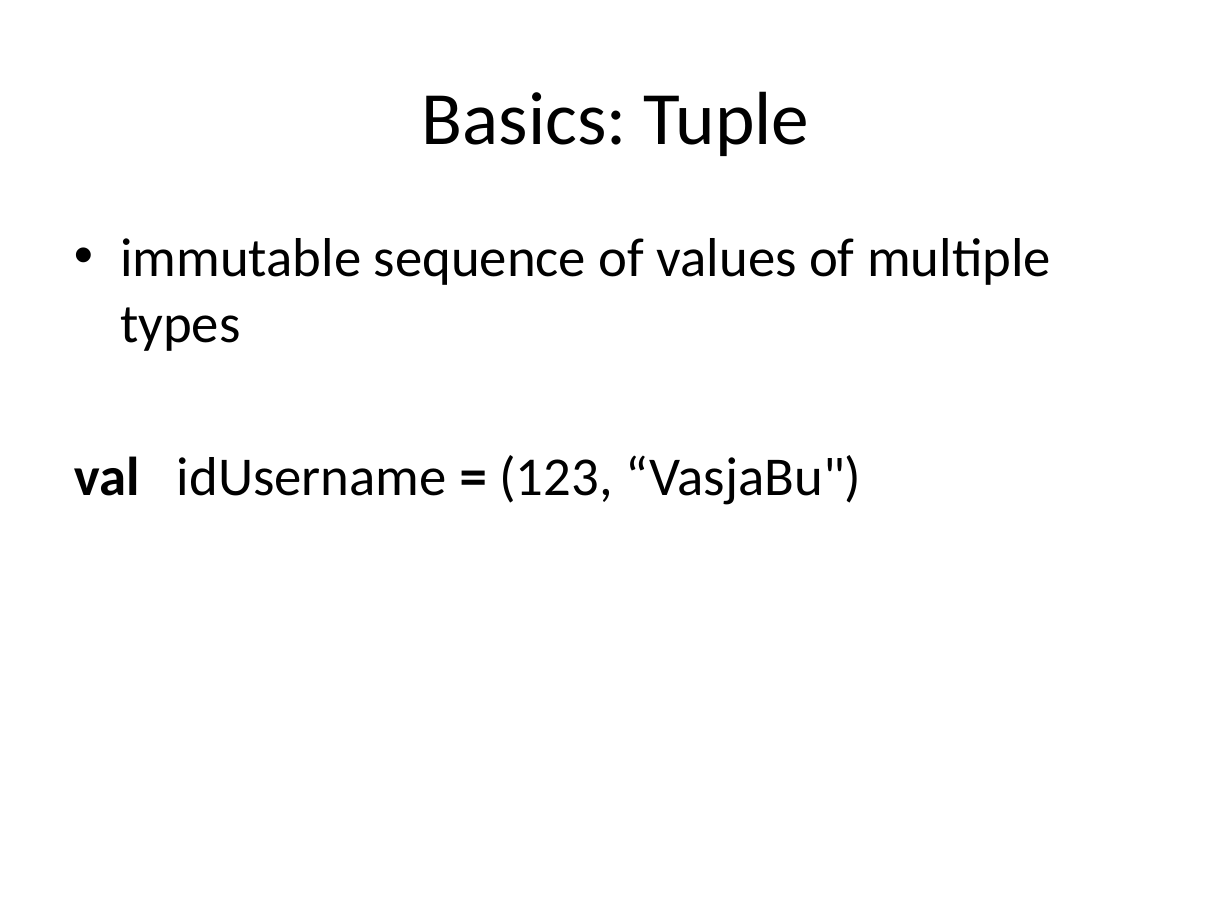
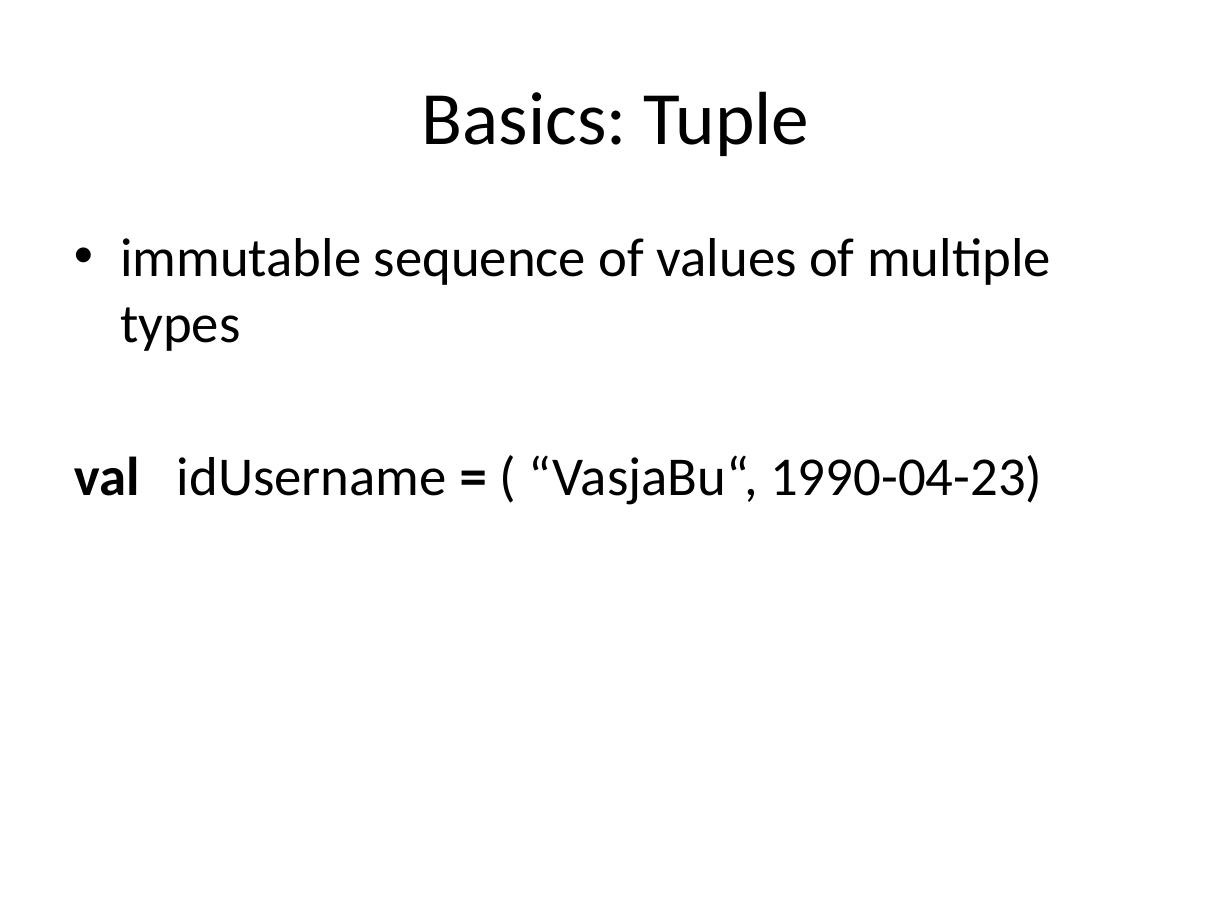
Before and after one commit to Igerly/scalaBasics, a slide deck: slide 11 of Scala.pptx (slide 6 before the commit). Drawn at 1232x924 pixels with LibreOffice and Linux fonts; fonts in the diff are those of the drawing. Boxes give left, top, right and bottom in pixels: in the first picture for what was removed or moved away, otherwise in the second. Text is boxed around its words. In the diff, an @@ line names an element or a change of style, - is before the commit and + after.

```diff
--- a/Scala.pptx
+++ b/Scala.pptx
@@ text at bbox=[74, 455, 1042, 505]: text changed @@
-val idUsername = (123, “VasjaBu")
+val idUsername = ( “VasjaBu“, 1990-04-23)
```
Also in this commit, not shown: 2 other slides changed, 6 slides added, 1 slide removed, 13 other files.
